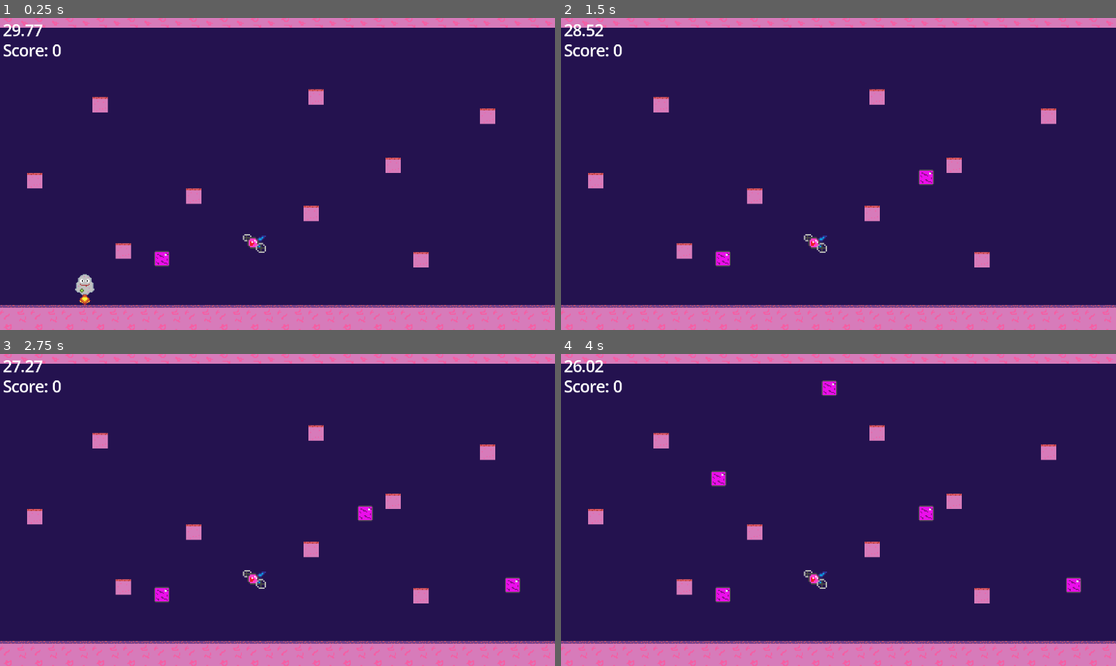
Above: before the commit, frames 1-4 (two rows, left to right).
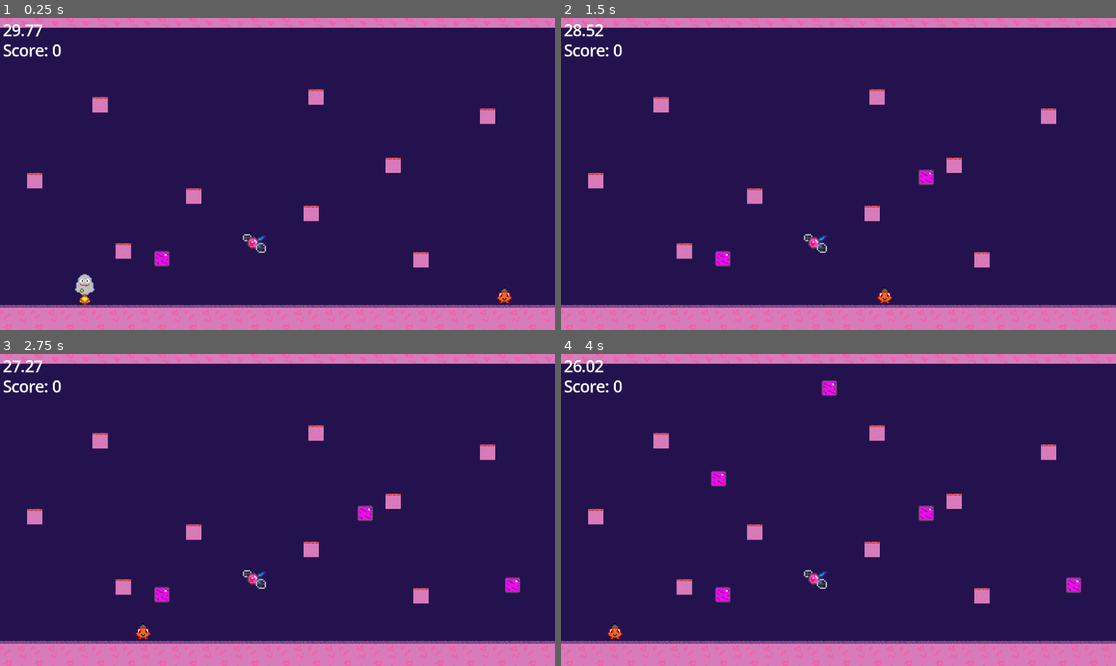
Above: after the commit, the same moments.

Repository: BigMouthInc/CS-IMGD4100GameJam
Game: Godot game, scene res://Scenes/main.tscn
Same seed, same stepped clock (60 frames per second), same inputs: the game is played once before the commit and once after it.
Inputs:
- Up to frame 1 (0.25 s): no input
- Up to frame 2 (1.5 s): hold D (move_right) from 0.53 s (still down); tap S (teleport) at 0.6, 1.35 s; tap W (jump) at 0.77 s
- Up to frame 3 (2.75 s): tap W (jump) at 1.52 s; release D (move_right) at 2.03 s; hold A (move_left) from 2.03 s (still down); tap S (teleport) at 2.1 s
- Up to frame 4 (4 s): release A (move_left) at 2.78 s; hold D (move_right) from 2.78 s (still down); tap S (teleport) at 2.85, 3.6 s; tap W (jump) at 3.02, 3.77 s

The runs differ from the first frame. In frame 1, less than 0.1% of the frame differs, in the area x 89-93%, y 86-92%; in frame 2, less than 0.1%; in frame 3, less than 0.1%; in frame 4, less than 0.1%, in the area x 8-12%, y 86-92%.

Commit message:
WHY AM I IN MAIN

Diff:
--- a/cs-imgd-4100-game-jam!/Scenes/ground_enemy.tscn
+++ b/cs-imgd-4100-game-jam!/Scenes/ground_enemy.tscn
@@ -1,7 +1,8 @@
-[gd_scene load_steps=5 format=3 uid="uid://b7lx527nj4qyh"]
+[gd_scene load_steps=6 format=3 uid="uid://b7lx527nj4qyh"]
 
 [ext_resource type="Script" uid="uid://tqbu2k2wm1y8" path="res://Scripts/ground_enemy.gd" id="1_qfj55"]
 [ext_resource type="Texture2D" uid="uid://bc2vxf38sqdyx" path="res://Assets/Ground-Enemy.png" id="2_gufma"]
+[ext_resource type="PackedScene" uid="uid://df814xk4mi712" path="res://Scenes/death.tscn" id="3_gufma"]
 
 [sub_resource type="SpriteFrames" id="SpriteFrames_8b13n"]
 animations = [{
@@ -24,8 +25,10 @@
 [node name="AnimatedSprite2D" type="AnimatedSprite2D" parent="."]
 sprite_frames = SubResource("SpriteFrames_8b13n")
 
-[node name="CollisionShape2D" type="CollisionShape2D" parent="."]
-shape = SubResource("CapsuleShape2D_27w5s")
-
 [node name="RayCast2D" type="RayCast2D" parent="."]
 target_position = Vector2(-10, 0)
+
+[node name="DEATH" parent="." instance=ExtResource("3_gufma")]
+
+[node name="CollisionShape2D" type="CollisionShape2D" parent="DEATH"]
+shape = SubResource("CapsuleShape2D_27w5s")
--- a/cs-imgd-4100-game-jam!/Scenes/main.tscn
+++ b/cs-imgd-4100-game-jam!/Scenes/main.tscn
@@ -7,7 +7,8 @@
 [ext_resource type="PackedScene" uid="uid://itvfh853o02w" path="res://Scenes/block.tscn" id="3_8gbba"]
 [ext_resource type="PackedScene" uid="uid://c7ophsgipx301" path="res://Scenes/platform.tscn" id="5_6bp64"]
 [ext_resource type="Script" uid="uid://c3nxdwlg8ufw" path="res://Scripts/spawner.gd" id="5_21xkr"]
-[ext_resource type="PackedScene" uid="uid://chtxtshfw60f" path="res://Scenes/drone.tscn" id="5_344ge"]
+[ext_resource type="PackedScene" path="res://Scenes/drone.tscn" id="5_344ge"]
+[ext_resource type="PackedScene" uid="uid://b7lx527nj4qyh" path="res://Scenes/ground_enemy.tscn" id="7_344ge"]
 
 [sub_resource type="TileSetAtlasSource" id="TileSetAtlasSource_8gbba"]
 texture = ExtResource("2_bo1nx")
@@ -42,6 +43,9 @@
 [node name="Drone" parent="." instance=ExtResource("5_344ge")]
 position = Vector2(264, -96)
 scale = Vector2(1.5, 1.5)
+
+[node name="ground-enemy" parent="." instance=ExtResource("7_344ge")]
+position = Vector2(561, -42)
 
 [node name="Spawner" type="Node2D" parent="."]
 position = Vector2(168, -80)
Not shown: 1 places in cs-imgd-4100-game-jam!/Scenes/main.tscn that only renumber resources
